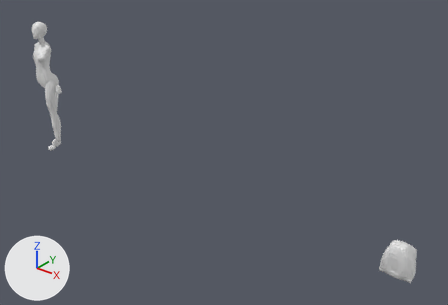
One commit to the Blender file Blender/WeepingAngelSculpting.blend: the scene before it, then after it.
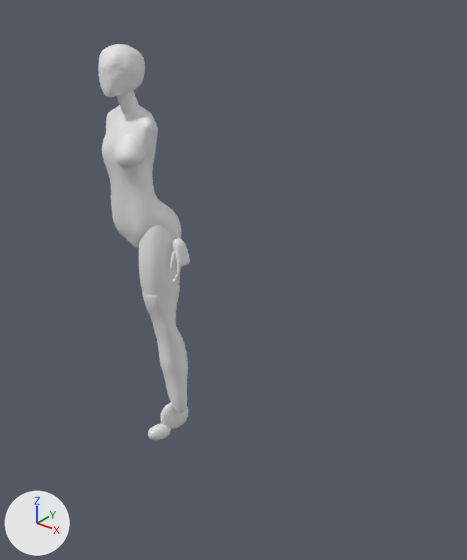
The first picture shows the older version from a camera (50 mm lens) standing at (4.77, -3.3, 2.61) and looking at (2.21, -0.1, 0.63). The close-ups show both versions on the part from 0% to 34% of the width and 2% to 62% of the height of that picture; other places that the commit changed are outside them. The lights are fixed; the arrows at lower left show +X, +Y and +Z.
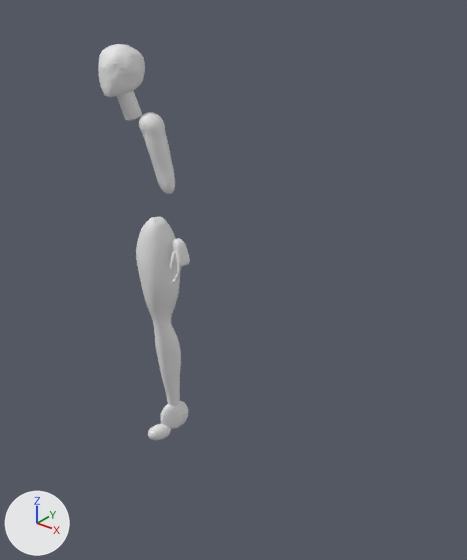
Pixel boxes (x1, y1, x2, y2) of what changed, in the close-ups (467 x 560 px):
'Cube.001', hidden: before (102, 105, 181, 248)
'Cube.003', reshaped (8% narrower): before (139, 225, 188, 413); after (136, 217, 181, 406)
'Bicep', shown: after (139, 112, 175, 194)
'Sphere', hidden: before (115, 134, 146, 168)

The change in detail:
me_cube_005 is used by ob_cube_003; location (0.0, 0.0, 0.0).
me_cube_005 had 9778 vertices, 9776 faces and spanned x 0.015..0.117, y -0.078..0.047, z 0.069..0.721.
me_cube_005 now has 8904 vertices, 8902 faces and spans x 0.011..0.115, y -0.077..0.051, z 0.05..0.721.
me_cube_005 part 1: 40 vertices moved within x 0.017..0.112, y -0.072..0.043, z 0.108..0.697; 9105 vertices removed from x 0.015..0.117, y -0.078..0.047, z 0.069..0.72; 8231 vertices added at x 0.011..0.115, y -0.077..0.051, z 0.05..0.719.
me_cube_010 is used by ob_bicep; location (0.0, 0.0, 0.0).
me_cube_010 had 8 vertices, 6 faces and spanned x 0.073..0.155, y -0.038..0.083, z 0.78..1.06.
me_cube_010 now has 3142 vertices, 3140 faces and spans x 0.042..0.122, y -0.022..0.052, z 0.786..1.038.
me_cube_010 part 2: 8 vertices removed from x 0.073..0.155, y -0.038..0.083, z 0.78..1.06; 3142 vertices added at x 0.042..0.122, y -0.022..0.052, z 0.786..1.038.
Object 'Sphere' (ob_sphere) is now hidden.
Object 'Cube.001' (ob_cube_001) is now hidden.
Object 'Bicep' (ob_bicep) is now shown.
